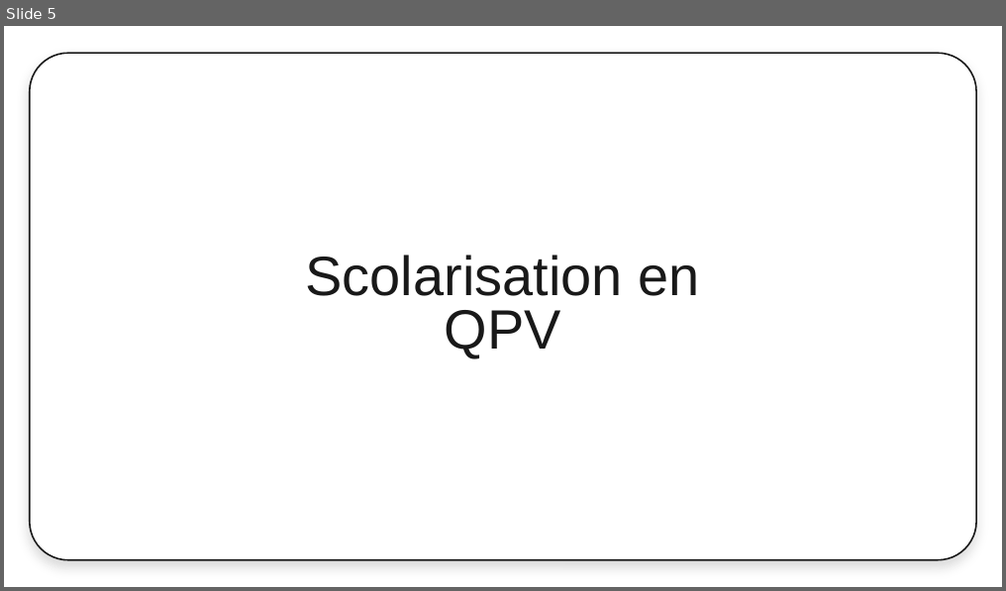
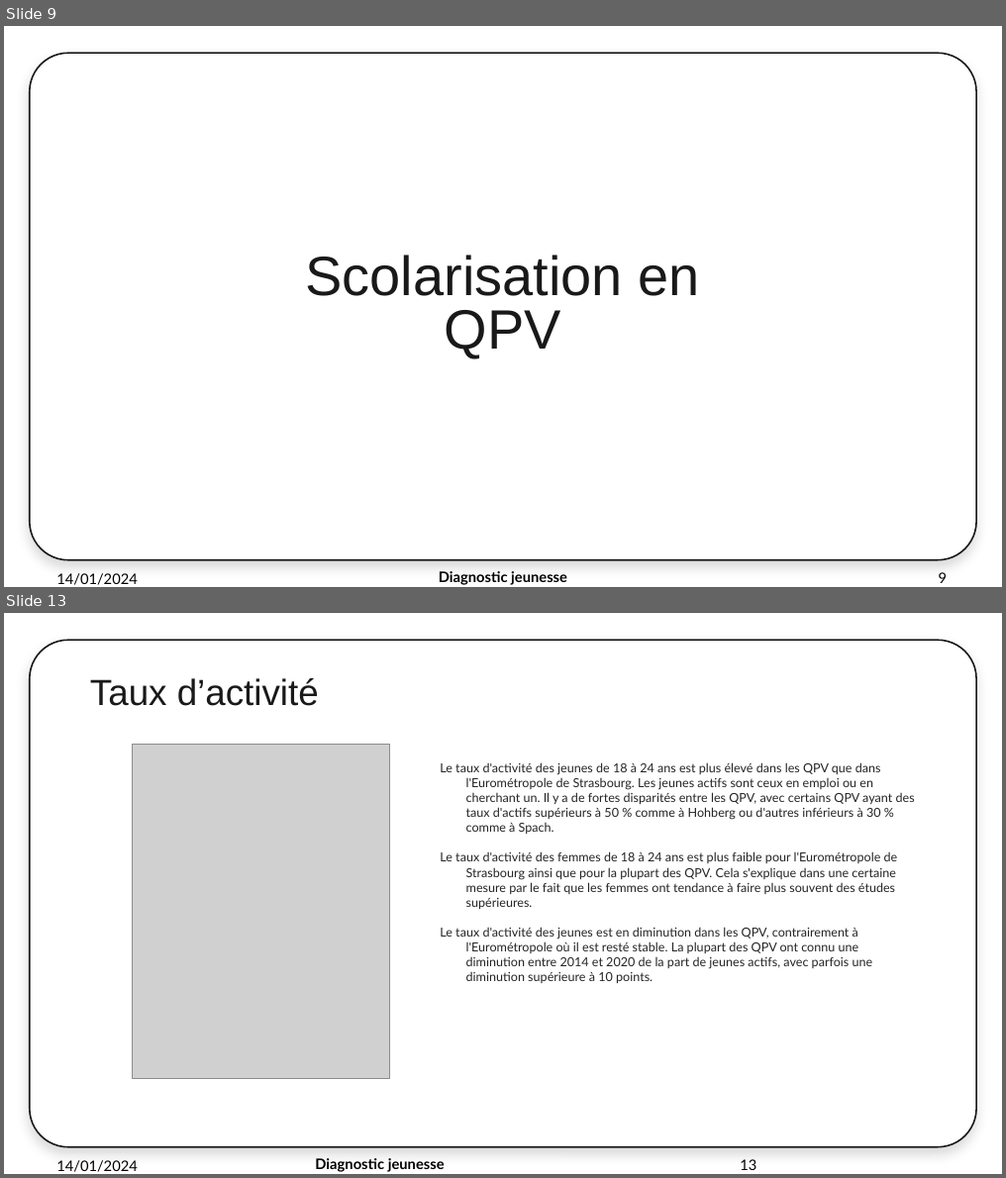
Before and after one commit to thibaud-ritzenthaler/diagnostic-de-territoire-M2, a slide deck: render/EurometropoleQPV.pptx. Shown one above the other, each under a label of ours: slide 5 before the commit, slides 9 and 13 after it; the slides between them are not shown. The pictures are 1006x591 and 1006x1178 pixels, drawn with LibreOffice and Linux fonts; fonts in the diff are those of the drawing; grey boxes stand for pictures; background and template pictures are left out. Boxes give left, top, right and bottom in pixels: in the first picture for what was removed or moved away, otherwise in the second. Text is boxed around its words. In the diff, an @@ line names an element or a change of style, - is before the commit and + after.

```diff
--- a/render/EurometropoleQPV.pptx
+++ b/render/EurometropoleQPV.pptx
@@ slide 13 added at [4, 613, 1002, 1174], background #FFFFFF; not listed: 1 template element that a slide beside it also shows @@
@@ title added at [90, 678, 319, 706], 35 pt, text #191919 @@
+Taux d’activité
@@ picture added at [132, 744, 389, 1079] @@
@@ subtitle added at [440, 762, 915, 983], 12 pt, text #252525 @@
+Le taux d'activité des jeunes de 18 à 24 ans est plus élevé dans les QPV que dans l'Eurométropole de Strasbourg. Les jeunes actifs sont ceux en emploi ou en cherchant un. Il y a de fortes disparités entre les QPV, avec certains QPV ayant des taux d'actifs supérieurs à 50 % comme à Hohberg ou d'autres inférieurs à 30 % comme à Spach.
+Le taux d'activité des femmes de 18 à 24 ans est plus faible pour l'Eurométropole de Strasbourg ainsi que pour la plupart des QPV. Cela s'explique dans une certaine mesure par le fait que les femmes ont tendance à faire plus souvent des études supérieures.
+Le taux d'activité des jeunes est en diminution dans les QPV, contrairement à l'Eurométropole où il est resté stable. La plupart des QPV ont connu une diminution entre 2014 et 2020 de la part de jeunes actifs, avec parfois une diminution supérieure à 10 points.
@@ text added at [56, 1160, 138, 1172], 14 pt, text #000000 @@
+14/01/2024
@@ text added at [315, 1158, 445, 1172], 14 pt, text #000000, bold @@
+Diagnostic jeunesse
@@ page number added at [740, 1159, 756, 1170], 14 pt, text #000000 @@
+13
@@ what was slide 5 is now slide 9 @@
@@ slide 9 changed as well @@
@@ text added at [56, 573, 138, 585], 14 pt, text #000000 @@
+14/01/2024
@@ text added at [439, 571, 567, 585], 14 pt, text #000000, bold @@
+Diagnostic jeunesse
@@ page number added at [939, 572, 947, 583], 14 pt, text #000000 @@
+9
```
Also in this commit, not shown: 5 other slides changed, 13 other slides added, 3 slides removed, 8 other files.
